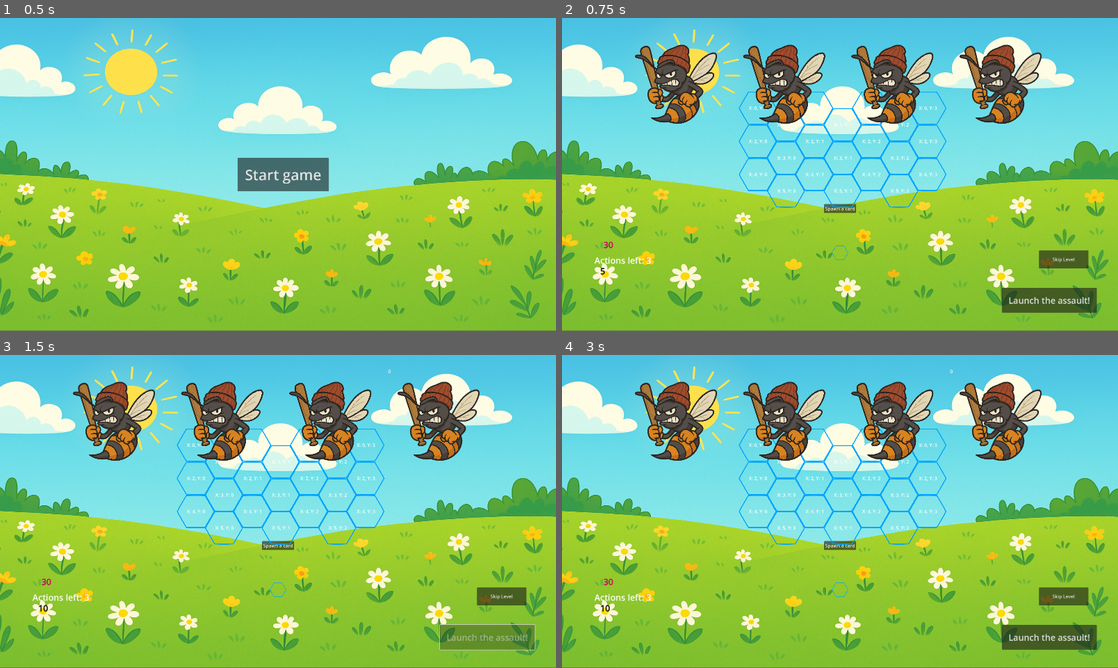
Above: before the commit, frames 1-4 (two rows, left to right).
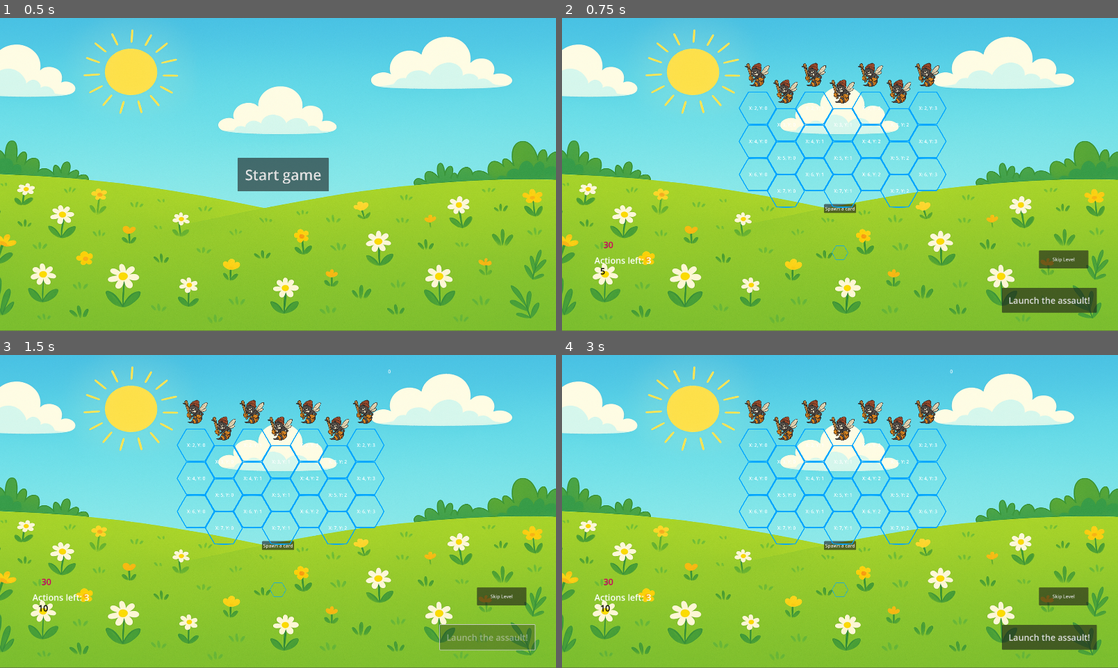
Above: after the commit, the same moments.

Repository: tysia2512/buzzco
Game: Godot game, scene res://scenes/main.tscn
Same seed, same stepped clock (60 frames per second), same inputs: the game is played once before the commit and once after it.
Inputs:
- Up to frame 1 (0.5 s): no input
- Up to frame 2 (0.75 s): click "Start game" at 0.5 s
- Up to frame 3 (1.5 s): click "Launch the assault!" at 1.25 s
- Up to frame 4 (3 s): click "Skip Level" at 2 s; click "Start level 2" at 2.75 s

Frame 1 is identical in both runs. In frame 2, 9.1% of the frame differs, in the area x 13-87%, y 8-56%; in frame 3, 9.1%; in frame 4, 9.1%.
Error before the commit: Invalid call. Nonexistent function 'highlight' in base 'Nil'. (res://scripts/enemy_spawn_point.gd:25)
Error after the commit: Invalid call. Nonexistent function 'get_card' in base 'Nil'. (res://scripts/grid.gd:65)

Commit message:
Place enemies above rows

Diff:
--- /dev/null
+++ b/scenes/enemy_tile.tscn
@@ -0,0 +1,10 @@
+[gd_scene load_steps=2 format=3 uid="uid://ddjeu87cauiro"]
+
+[ext_resource type="Script" uid="uid://cl3w8ijd2ldan" path="res://scripts/enemy_tile.gd" id="1_c1rct"]
+
+[node name="EnemyTile" type="Node2D"]
+script = ExtResource("1_c1rct")
+
+[node name="DebugCoordLabel" type="Label" parent="."]
+offset_right = 40.0
+offset_bottom = 23.0
--- /dev/null
+++ b/scenes/enemy_tile_generator.gd
@@ -0,0 +1,11 @@
+class_name EnemyTileGenerator extends Node2D
+
+@onready var goon_hornet_enemy = preload("res://scenes/goon_hornet_enemy.tscn")
+
+var _level: int = 1
+
+func prepare_level(level: int) -> void:
+	_level = level
+
+func generate_enemy() -> Enemy:
+	return goon_hornet_enemy.instantiate()
--- /dev/null
+++ b/scenes/enemy_tile_generator.tscn
@@ -0,0 +1,6 @@
+[gd_scene load_steps=2 format=3 uid="uid://cvptk7crr0v5f"]
+
+[ext_resource type="Script" uid="uid://deprwymjne1xf" path="res://scenes/enemy_tile_generator.gd" id="1_lpg7o"]
+
+[node name="EnemyTileGenerator" type="Node2D"]
+script = ExtResource("1_lpg7o")
--- a/scenes/level_play.tscn
+++ b/scenes/level_play.tscn
@@ -1,8 +1,9 @@
-[gd_scene load_steps=12 format=3 uid="uid://b0t0ehhi430ol"]
+[gd_scene load_steps=13 format=3 uid="uid://b0t0ehhi430ol"]
 
 [ext_resource type="Script" uid="uid://o4fo1k5fxst8" path="res://scripts/level_play.gd" id="1_1uwbi"]
 [ext_resource type="Script" uid="uid://dupf0687sotgl" path="res://scripts/pollen_count.gd" id="1_2jmw1"]
 [ext_resource type="Script" uid="uid://da7y0ixwnlfln" path="res://scripts/point_counter.gd" id="2_1uwbi"]
+[ext_resource type="PackedScene" uid="uid://cvptk7crr0v5f" path="res://scenes/enemy_tile_generator.tscn" id="2_5espj"]
 [ext_resource type="Script" uid="uid://l7i47vjsqppp" path="res://scripts/launch_attack_button.gd" id="3_obdjb"]
 [ext_resource type="Script" uid="uid://btxvhv1dwgx66" path="res://scripts/card_movement_manager.gd" id="4_5espj"]
 [ext_resource type="PackedScene" uid="uid://qm813tqd45mo" path="res://scenes/deck_n_hand.tscn" id="5_1n5cl"]
@@ -14,6 +15,8 @@
 
 [node name="LevelPlay" type="Node2D"]
 script = ExtResource("1_1uwbi")
+
+[node name="EnemyTileGenerator" parent="." instance=ExtResource("2_5espj")]
 
 [node name="PollenCount" type="Label" parent="."]
 offset_left = 132.0
@@ -67,6 +70,7 @@
 [node name="AnimationManager" type="Node2D" parent="."]
 
 [node name="EnemyManager" parent="." instance=ExtResource("9_nk028")]
+visible = false
 position = Vector2(959, 231)
 
 [node name="CheatButton" type="Button" parent="."]
@@ -109,6 +113,7 @@
 offset_bottom = 978.0
 theme_override_font_sizes/font_size = 30
 
+[connection signal="generate_enemies" from="." to="CardMovementManager/Grid" method="_on_level_play_generate_enemies"]
 [connection signal="launch_assault" from="LaunchAttackButton" to="." method="_on_launch_attack_button_launch_assault"]
 [connection signal="pressed" from="LaunchAttackButton" to="PointCounter" method="_on_launch_attack_button_pressed"]
 [connection signal="perform_player_action" from="CardMovementManager" to="." method="_on_card_movement_manager_perform_player_action"]
--- /dev/null
+++ b/scenes/tile.tscn
@@ -0,0 +1,10 @@
+[gd_scene load_steps=2 format=3 uid="uid://dvbugsggny58k"]
+
+[ext_resource type="Script" uid="uid://bey0rqxb04pra" path="res://scripts/tile.gd" id="1_3dk36"]
+
+[node name="Tile" type="Node2D"]
+script = ExtResource("1_3dk36")
+
+[node name="DebugCoordLabel" type="Label" parent="."]
+offset_right = 40.0
+offset_bottom = 23.0
--- a/scripts/basic_bee_card.gd
+++ b/scripts/basic_bee_card.gd
@@ -2,6 +2,7 @@
 
 const _attack_value = 1
 const _name = "Basic Bee"
+const _cost = 1
 
 func _init():
 	visible = false
@@ -10,6 +11,7 @@
 	card = $Card
 	card.attack_value = _attack_value
 	card.card_name = _name
+	card.pollen_cost = _cost
 	visible = true
 
 func _process(delta: float) -> void:
--- /dev/null
+++ b/scripts/enemy_tile.gd
@@ -0,0 +1,7 @@
+class_name EnemyTile extends Tile
+
+var _enemy: Enemy
+
+func set_enemy(e: Enemy) -> void:
+	add_child(e)
+	_enemy = e
--- a/scripts/grid.gd
+++ b/scripts/grid.gd
@@ -1,11 +1,17 @@
 class_name Grid extends Node2D
 
+@onready var enemy_tile = preload("res://scenes/enemy_tile.tscn")
 @onready var grid_tile = preload("res://scenes/grid_tile.tscn")
 @onready var cards_node: Node2D = $Cards
 
 const FLIPPED = false
-const ROWS = [4, 3, 4, 3, 4, 3]
+const ROWS = [4, 3, 4, 3, 4, 3, 4, 3]
 @onready var grid = []
+@onready var enemies_rows = []
+var tile_height
+var tile_width
+var H
+var W
 
 func _ready():
 	grid.resize(ROWS.size())
@@ -16,35 +22,34 @@
 	var tile = grid_tile.instantiate()
 	tile.visible = false
 	add_child(tile)
-	var h = tile.get_texture_size().y
-	var w = tile.get_texture_size().x
+	tile_height = tile.get_texture_size().y
+	tile_width = tile.get_texture_size().x
 	tile.queue_free()
-	var W = ROWS.max() * w + w/2
-	var H = (h * ROWS.size() + 1) / 2
+	W = ROWS.max() * tile_width + tile_width/2
+	H = (tile_height * (ROWS.size() + 2) + 1) / 2
 
-	for i in range(0, ROWS.size()):
+	for i in range(2, ROWS.size()):
 		for j in range(0, ROWS[i]):
-			_add_grid_tile(i, j, W / 2, H / 2)
+			_add_grid_tile(i, j)
 
-func _add_grid_tile(row: int, column: int, offset_x: float, offset_y: float):
+func _add_grid_tile(row: int, column: int):
 	var tile = grid_tile.instantiate()
 	tile.visible = false
 	add_child(tile)
-	var h = tile.get_texture_size().y
-	var w = tile.get_texture_size().x
-	print("height: ", h, " width: ", w)
 
-	var y = h * row / 2
-	var x = column * w * 3 / 2
-	if row % 2 == 1:
-		x += w * 3 / 4
-
-	tile.position.x = x - offset_x
-	tile.position.y = y - offset_y
+	tile.position = get_coord(row, column)
 	grid[row][column] = tile
 	tile.set_grid_position(row, column)
 	tile.grid = self
 	tile.visible = true
+
+func get_coord(row: int, column: int) -> Vector2:
+	var x = column * tile_width * 3 / 2 - W / 2
+	if row % 2 == 1:
+		x += tile_width * 3 / 4
+	var y = tile_height * row / 2 - H / 2
+
+	return Vector2(x, y)
 
 func place_card(card: TypedCard, grid_tile: GridTile) -> void:
 	card.reparent(cards_node)
@@ -76,3 +81,21 @@
 	if c < 0 || c >= grid[r].size():
 		return null
 	return grid[r][c]
+
+
+func _on_level_play_generate_enemies(enemy_tile_generator: EnemyTileGenerator) -> void:
+	enemies_rows.resize(2)
+	for row in [0, 1]:
+		enemies_rows[row] = []
+		enemies_rows[row].resize(ROWS[row])
+		for i in range(0, ROWS[row]):
+			var tile = enemy_tile.instantiate() as EnemyTile
+			tile.visible = false
+			var enemy = enemy_tile_generator.generate_enemy()
+			add_child(tile)
+			tile.set_enemy(enemy)
+			tile.position = get_coord(row, i)
+			tile.scale = Vector2(0.3, 0.3)
+			tile.set_grid_position(row, i)
+			tile.visible = true
+			enemies_rows[row][i] = tile
--- a/scripts/grid_tile.gd
+++ b/scripts/grid_tile.gd
@@ -1,25 +1,12 @@
-class_name GridTile extends Node2D
-
-@export var row: int = 0
-@export var column: int = 0
-@export var grid: Grid
+class_name GridTile extends Tile
 
 @onready var sprite: Sprite2D = $Sprite2D
-@onready var debug_coord_label: Label = $DebugCoordLabel
 
 var _card: TypedCard = null
 var _effects = {}
 
 func get_texture_size():
 	return sprite.get_texture_size()
-
-func set_grid_position(_row: int, _column: int):
-	row = _row
-	column = _column
-	debug_coord_label.set_text("X: " + str(row) + ", Y: " + str(column))
-
-func get_coords():
-	return Vector2(row, column)
 
 func put_card(card: TypedCard) -> void:
 	_card = card
@@ -30,9 +17,6 @@
 func get_card() -> TypedCard:
 	return _card
 
-func get_top_neighbor() -> GridTile:
-	return grid.get_tile(row - 2, column)
-
 func add_effect(effect: Effect) -> void:
 	_effects[effect] = true
 
@@ -41,23 +25,3 @@
 
 func get_effects() -> Array:
 	return _effects.keys().map(func(key): return key as Effect)
-
-func get_neighbors() -> Array:
-	var neighbors = [
-		Vector2(row - 2, column),
-		Vector2(row + 2, column),
-		Vector2(row - 1, column),
-		Vector2(row + 1, column)]
-	if row % 2 == 1:
-		neighbors.append_array([
-			Vector2(row - 1, column + 1),
-			Vector2(row + 1, column + 1)
-		])
-	else:
-		neighbors.append_array([
-			Vector2(row - 1, column - 1),
-			Vector2(row + 1, column - 1)
-		])
-	return neighbors.map(
-		func(coord): return grid.get_tile(coord.x, coord.y)
-		).filter(func(tile): return tile != null)
--- a/scripts/level_play.gd
+++ b/scripts/level_play.gd
@@ -1,5 +1,6 @@
 class_name LevelPlay extends Node2D
 
+@onready var enemy_tile_generator: EnemyTileGenerator = $EnemyTileGenerator
 @onready var your_turn_label: Label = $YourTurnLabel
 @onready var enemy_turn_label: Label = $EnemyTurnLabel
 @onready var enemy_manager: EnemyManager = $EnemyManager
@@ -9,6 +10,7 @@
 
 signal level_cleared
 signal player_moved
+signal generate_enemies
 
 var actions_left_in_turn: int
 
@@ -21,6 +23,8 @@
 
 func prepare_level(level: int):
 	GameState.turn_stage = GameState.TurnStage.PLAYER_MOVE
+	enemy_tile_generator.prepare_level(level)
+	generate_enemies.emit(enemy_tile_generator)
 
 func _on_cheat_button_pressed() -> void:
 	level_cleared.emit()
@@ -63,12 +67,11 @@
 	if enemy_manager.get_enemies().size() == 1:
 		enemy = enemy_manager.get_enemies()[0]
 	else:
-		print("TURNING THE TURN STAGE TO SPECIFIC_INPUT")
+		var interrupted_stage = GameState.turn_stage
 		GameState.turn_stage = GameState.TurnStage.SPECIFIC_INPUT
 		GameState.specific_input = GameState.SpecificInput.ENEMY_SELECT
 		enemy = await enemy_manager.enemy_spawn_point.enemy_selected
-		# maybe not player?
-		GameState.turn_stage = GameState.TurnStage.PLAYER_MOVE
+		GameState.turn_stage = interrupted_stage
 
 	_attack_enemy(enemy, attack_points)
 	grid.clear_cards()
--- a/scripts/point_counter.gd
+++ b/scripts/point_counter.gd
@@ -10,4 +10,3 @@
 		return
 	points += grid.get_points()
 	point_counter_label.text = str(points)
-	grid.clear_cards()
--- /dev/null
+++ b/scripts/tile.gd
@@ -0,0 +1,38 @@
+class_name Tile extends Node2D
+
+@export var row: int = 0
+@export var column: int = 0
+@export var grid: Grid
+
+@onready var debug_coord_label: Label = $DebugCoordLabel
+
+func set_grid_position(_row: int, _column: int):
+	row = _row
+	column = _column
+	debug_coord_label.set_text("X: " + str(row) + ", Y: " + str(column))
+
+func get_coords():
+	return Vector2(row, column)
+
+func get_top_neighbor() -> GridTile:
+	return grid.get_tile(row - 2, column)
+
+func get_neighbors() -> Array:
+	var neighbors = [
+		Vector2(row - 2, column),
+		Vector2(row + 2, column),
+		Vector2(row - 1, column),
+		Vector2(row + 1, column)]
+	if row % 2 == 1:
+		neighbors.append_array([
+			Vector2(row - 1, column + 1),
+			Vector2(row + 1, column + 1)
+		])
+	else:
+		neighbors.append_array([
+			Vector2(row - 1, column - 1),
+			Vector2(row + 1, column - 1)
+		])
+	return neighbors.map(
+		func(coord): return grid.get_tile(coord.x, coord.y)
+		).filter(func(tile): return tile != null)
Not shown, added: scenes/enemy_tile_generator.gd.uid
Not shown, added: scripts/enemy_tile.gd.uid
Not shown, added: scripts/tile.gd.uid
